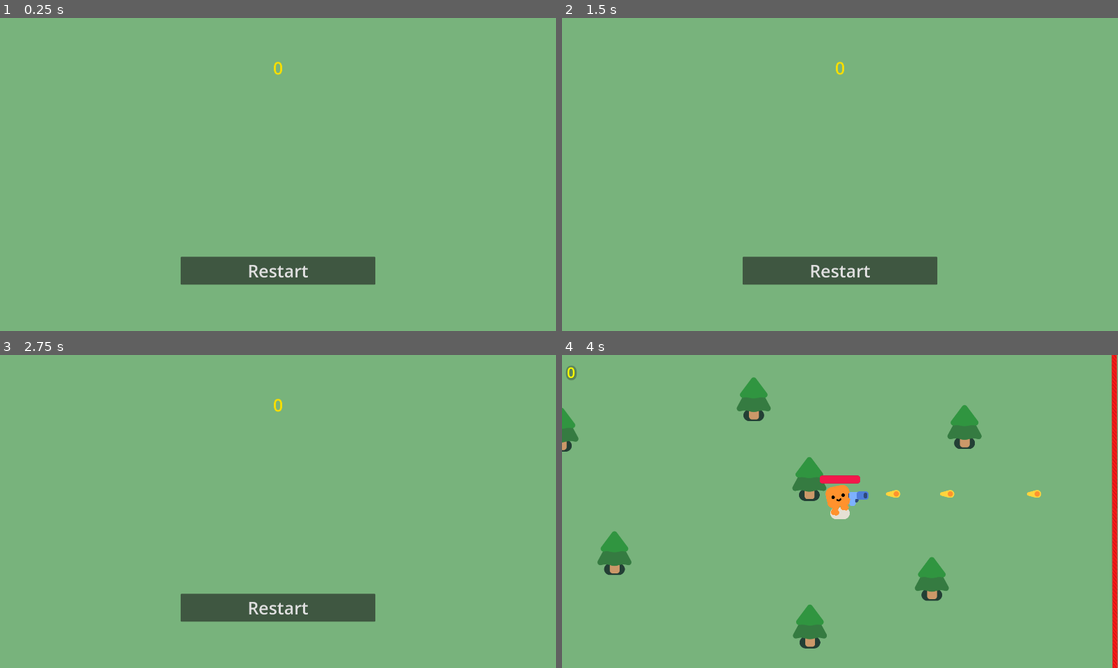
Above: before the commit, frames 1-4 (two rows, left to right).
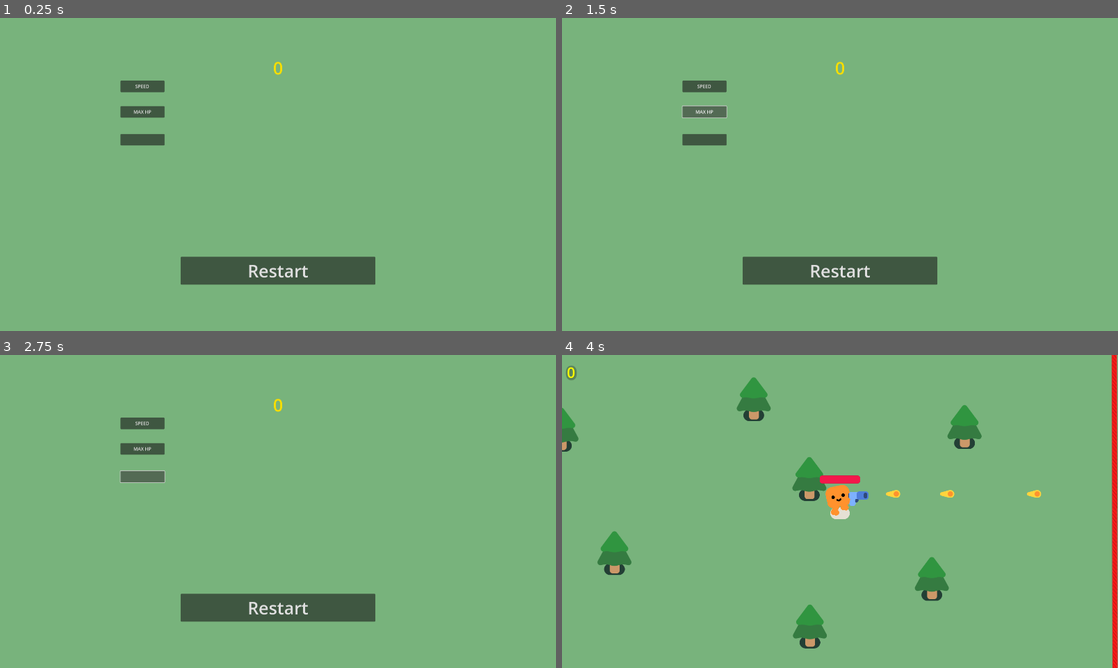
Above: after the commit, the same moments.

Repository: Doronin-git/vampgameGit
Game: Godot game, scene res://shop.tscn
The game is run twice, just before and just after one commit, with the same random seed, the same clock (stepped at 60 frames per second) and the same inputs. This scene is started directly instead of the project's main scene.
Inputs (mouse positions are in pixels of both pictures, inside the frame that each line leads up to):
- Up to frame 1 (0.25 s): no input
- Up to frame 2 (1.5 s): click (706, 86) at 0.5 s, where only the run after the commit has a clickable "SPEED"; click (706, 111) at 1.25 s, where only the run after the commit has a clickable "MAX HP"
- Up to frame 3 (2.75 s): click (144, 477) at 2.02 s
- Up to frame 4 (4 s): click "Restart" at 2.75 s; hold D (move_right) from 3.53 s (still down)

The runs differ from the first frame. In frame 1, 0.9% of the frame differs, in the area x 21-30%, y 20-41%; in frame 2, 0.9%; in frame 3, 0.9%; in frame 4, nothing differs.

Commit message:
he puesto variables de player en global. add buttons en shop

Diff:
--- a/global.gd
+++ b/global.gd
@@ -1,3 +1,9 @@
 extends Node
 
 var score = 0
+var player_speed = 600.0
+var player_damage = 15.0
+var player_attak_rate = 0.5 #todavia no sé como hacerlo
+var player_max_health = 100.0
+var mob_max_health = 30.0
+var mob_speed = 400.0
--- a/mob.gd
+++ b/mob.gd
@@ -1,6 +1,9 @@
 extends CharacterBody2D
 
-var health = 2
+var mob_health = Global.mob_max_health
+var player_damage = Global.player_damage
+var mob_speed = Global.mob_speed
+
 signal mob_died
 
 @onready var player = get_node("/root/Game/Player")
@@ -10,14 +13,14 @@
 
 func _physics_process(delta):
 	var direction = global_position.direction_to(player.global_position)
-	velocity = direction * 400.0
+	velocity = direction * mob_speed
 	move_and_slide()
 
 func take_damage():
-	health -= 1
+	mob_health -= player_damage
 	%Slime.play_hurt()
 
-	if health == 0:
+	if mob_health == 0:
 		emit_signal("mob_died")
 		queue_free()
 
--- a/player.gd
+++ b/player.gd
@@ -1,12 +1,11 @@
 extends CharacterBody2D
 
 signal health_deplited
-
-var health = 100.0
+var health = Global.player_max_health
 
 func _physics_process(delta):
 	var direction = Input.get_vector("move_left","move_right","move_up","move_down")
-	velocity = direction * 600
+	velocity = direction * Global.player_speed
 	move_and_slide()
 
 	if velocity.length()>0:
--- a/shop.tscn
+++ b/shop.tscn
@@ -25,6 +25,26 @@
 theme_override_font_sizes/font_size = 60
 text = "Restart"
 
+[node name="upgrade_speed" type="Button" parent="GameOver/ColorRect"]
+offset_left = 416.0
+offset_top = 216.0
+offset_right = 568.0
+offset_bottom = 256.0
+text = "SPEED"
+
+[node name="upgrade_hp" type="Button" parent="GameOver/ColorRect"]
+offset_left = 416.0
+offset_top = 304.0
+offset_right = 568.0
+offset_bottom = 344.0
+text = "MAX HP"
+
+[node name="upgrade_hp2" type="Button" parent="GameOver/ColorRect"]
+offset_left = 416.0
+offset_top = 400.0
+offset_right = 568.0
+offset_bottom = 440.0
+
 [node name="Shop_money_label" type="Label" parent="GameOver"]
 unique_name_in_owner = true
 offset_left = 752.0
